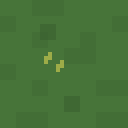
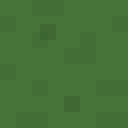
Layered file, before and after one edit (128×128). Changes by layer:
hid "Layer 3" over [44,52,64,72]
